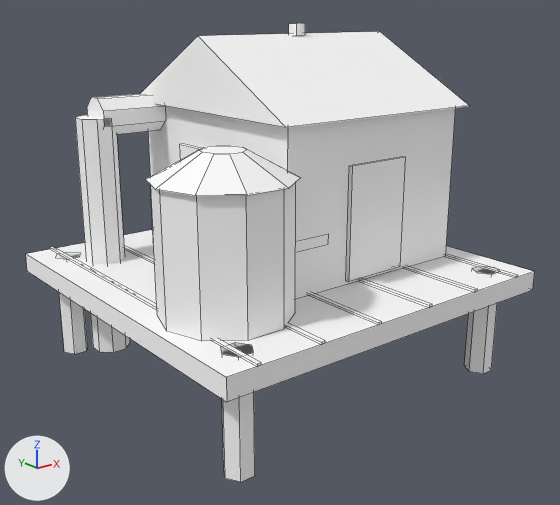
What one commit did to the OBJ model Assets/Art/Models/Buildings/generated/water_extractor.obj.
Rendered twice from a 50 mm lens placed at (-2.39, -3.06, 1.42), pointed at (-0.01, -0.09, 0.23). Lighting does not change. The marker at lower left points along +X, +Y and +Z. The picture after the commit comes second. Mesh edges are drawn as thin lines. Where no turn or scale is listed for an object, it has been applied to the vertices. Vertices at exactly the same position are counted once.

Objects in the first picture: 'Pier'.
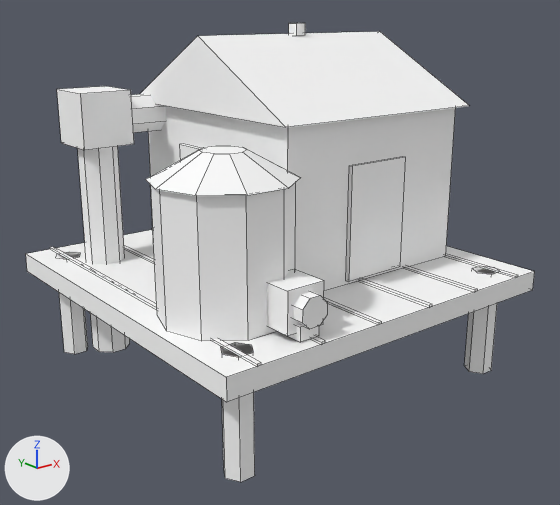
Where the change shows, as pixel boxes [x1, y1, x2, y2] in the pictures (560 x 505 px; the box of a moved part takes in the faces that stretch with it):
part 1 of me_pier, added: after [131, 94, 166, 133]
part 2 of me_pier, added: after [57, 86, 134, 150]
part 3 of me_pier, added: after [293, 292, 327, 329]
part 4 of me_pier, added: after [267, 269, 324, 336]
part 5 of me_pier, added: after [288, 324, 319, 342]
part 6 of me_pier, deleted: before [87, 94, 166, 134]
part 7 of me_pier, moved or reshaped: before [75, 115, 130, 352]; after [78, 146, 130, 352]

Edits to the bpy script that builds the scene:
```text
Change me_pier:
    used by ob_pier; location = (0.0, 0.0, 0.0)
    verts and faces of me_pier; kept vertices keep their numbers, new ones are numbered from 242
    before: 134 (-0.69, 0.69, 0.9) at pixel (80, 115), 135 (-0.74, 0.64, 0.9) at pixel (75, 117), 138 (-0.74, 0.56, 0.9) at pixel (81, 119), 140 (-0.69, 0.51, 0.9) at pixel (96, 119), 142 (-0.61, 0.51, 0.9) at pixel (111, 118)
    before: 144 (-0.56, 0.56, 0.9), 146 (-0.56, 0.64, 0.9), 148 (-0.61, 0.69, 0.9)
    remove me_pier.from_pydata(...)  # 242 vertices, 165 faces; spans x -0.95..0.95, y -0.95..0.95, z -0.4..1.35
    add me_pier.from_pydata(...)  # 294 vertices, 201 faces; spans x -0.95..0.95, y -0.95..0.95, z -0.4..1.35
    me_pier part 1: a new loose piece, an 8-sided cylinder along x spanning x -0.75..-0.28, y 0.51..0.69, z 0.81..0.99, in mat_wi_palette (white #ffffff)
    me_pier part 2: a new loose piece, a box spanning x -0.79..-0.51, y 0.47..0.74, z 0.76..1.03, in mat_wi_palette (white #ffffff)
    me_pier part 3: a new loose piece, an 8-sided cylinder along y spanning x -0.56..-0.44, y -0.92..-0.62, z 0.22..0.34, in mat_wi_palette (white #ffffff)
    me_pier part 4: a new loose piece, a box spanning x -0.59..-0.41, y -0.86..-0.68, z 0.19..0.37, in mat_wi_palette (white #ffffff)
    me_pier part 5: a new loose piece, a box spanning x -0.55..-0.45, y -0.89..-0.79, z 0.155..0.22, in mat_wi_palette (white #ffffff)
    me_pier part 6: the loose piece of 16 vertices spanning x -0.65..-0.3, y 0.51..0.69, z 0.81..0.99 is deleted
    me_pier part 7
    add for i in [134, 135, 138, 140, 142, 144, 146, 148]: verts[i] += (0.0, 0.0, 0.1)
    other edits to the shape of me_pier do not show in these pictures
```
